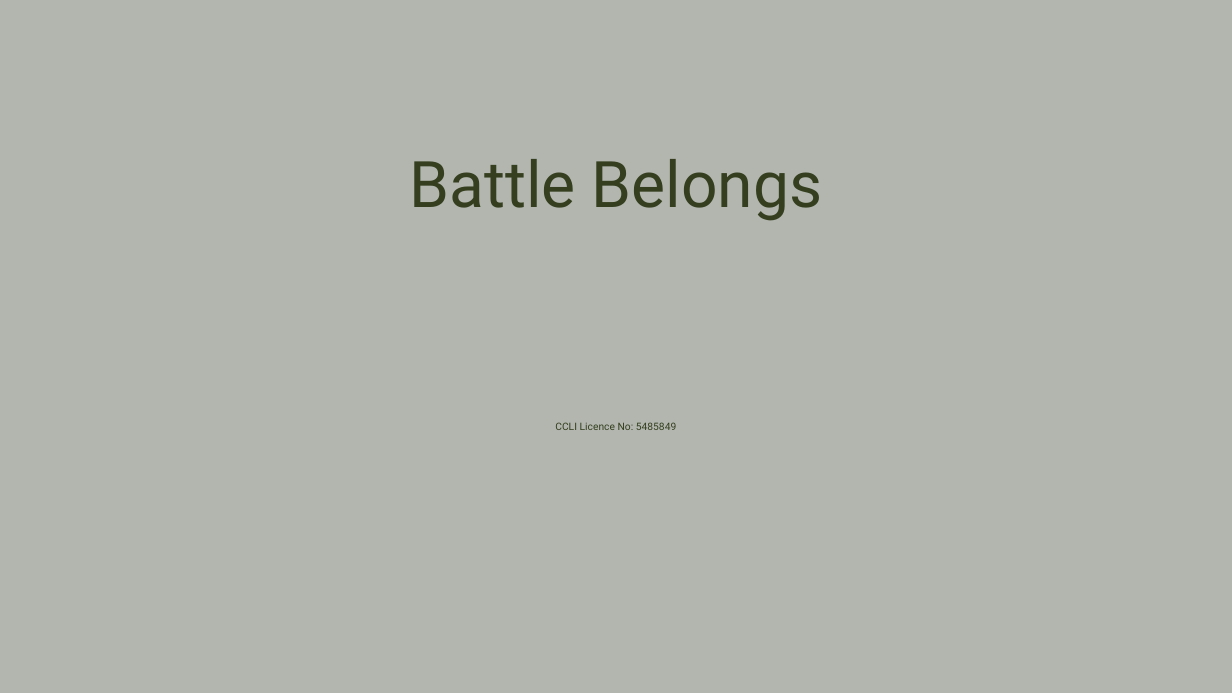
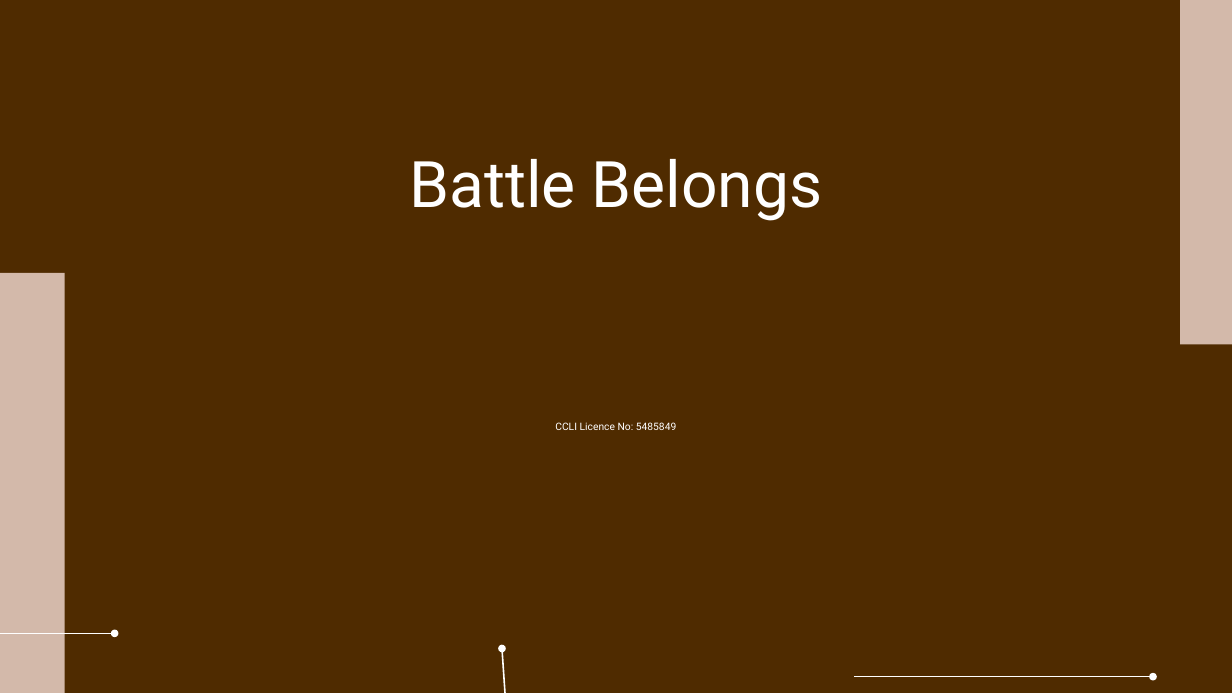
Before and after one commit to pangwuu/smallPowerpointMaker, a slide deck: slide 24 of Complete slides/2026_01_18.pptx. Drawn at 1232x693 pixels with LibreOffice and Linux fonts; fonts in the diff are those of the drawing; background and template pictures are left out. Boxes give left, top, right and bottom in pixels: in the first picture for what was removed or moved away, otherwise in the second. Text is boxed around its words. In the diff, an @@ line names an element or a change of style, - is before the commit and + after.

```diff
--- a/Complete slides/2026_01_18.pptx
+++ b/Complete slides/2026_01_18.pptx
@@ background #FFFFFF to #502C00 @@
@@ rectangle removed at (0, 0, 1232, 693) @@
@@ rectangle added at (1180, 0, 1232, 345), fill #D3B9AA @@
@@ text "Battle Belongs" at (409, 159, 823, 221): text colour #353E1E to #FFFFFF @@
@@ rectangle added at (0, 273, 65, 693), fill #D3B9AA @@
@@ text "CCLI Licence No: 5485849" at (555, 422, 676, 430): text colour #353E1E to #FFFFFF @@
@@ arrow added from (0, 633) to (115, 633), #FFFFFF 1.25 pt @@
@@ arrow added from (514, 693) to (502, 649), #FFFFFF 1.25 pt @@
@@ arrow added from (855, 677) to (1153, 677), #FFFFFF 1.25 pt @@
```
Also in this commit, not shown: 50 other slides changed.
